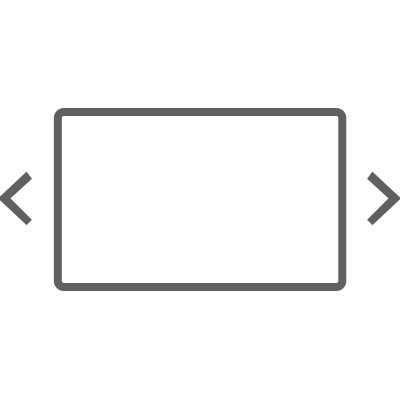
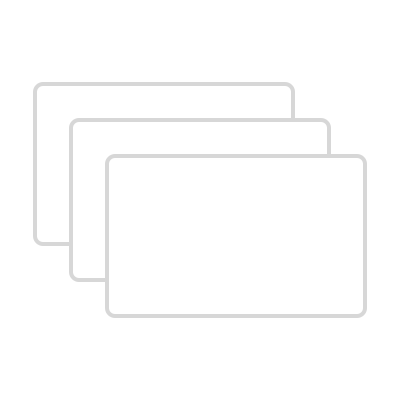
Layer changes from the first w=400, h=400 image to the second:
hid group "Nav Icons Dark" (13 layers) over 0, 82, 400, 318
showed group "decksize" (22 layers) over 33, 82, 367, 318
painted on "shadow copy" (14th of 15, in "decksize" › "v3") over 109, 158, 363, 314
painted on "shadow copy" (15th of 15, in "decksize" › "v3") over 73, 122, 327, 278
